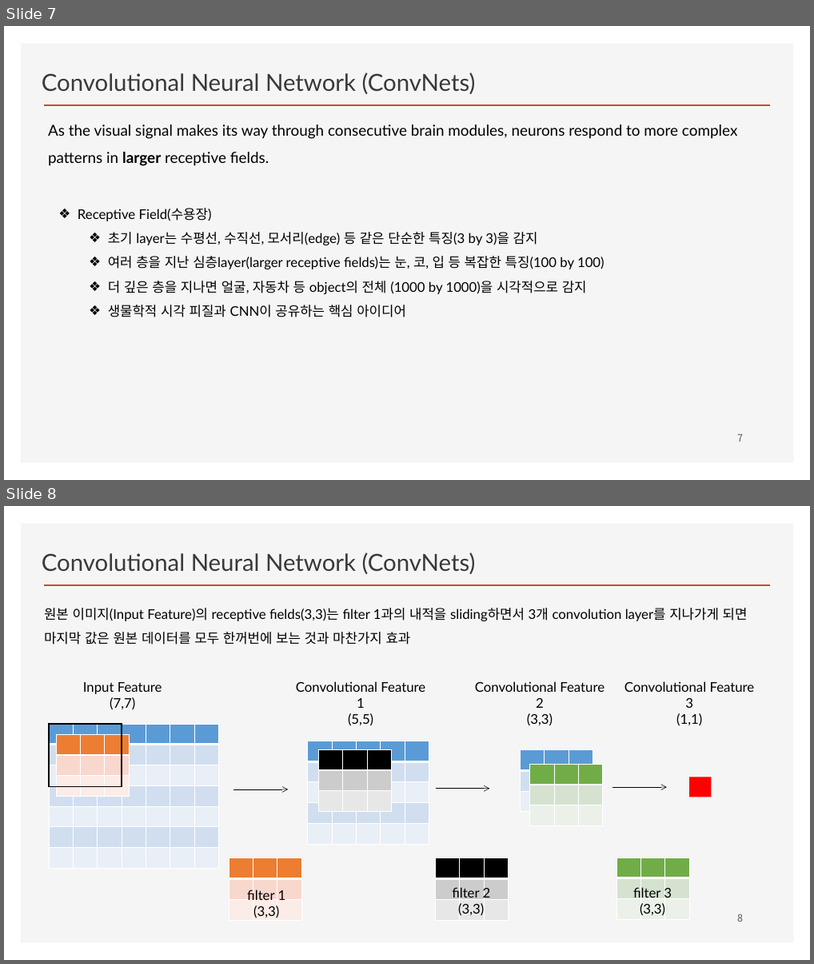
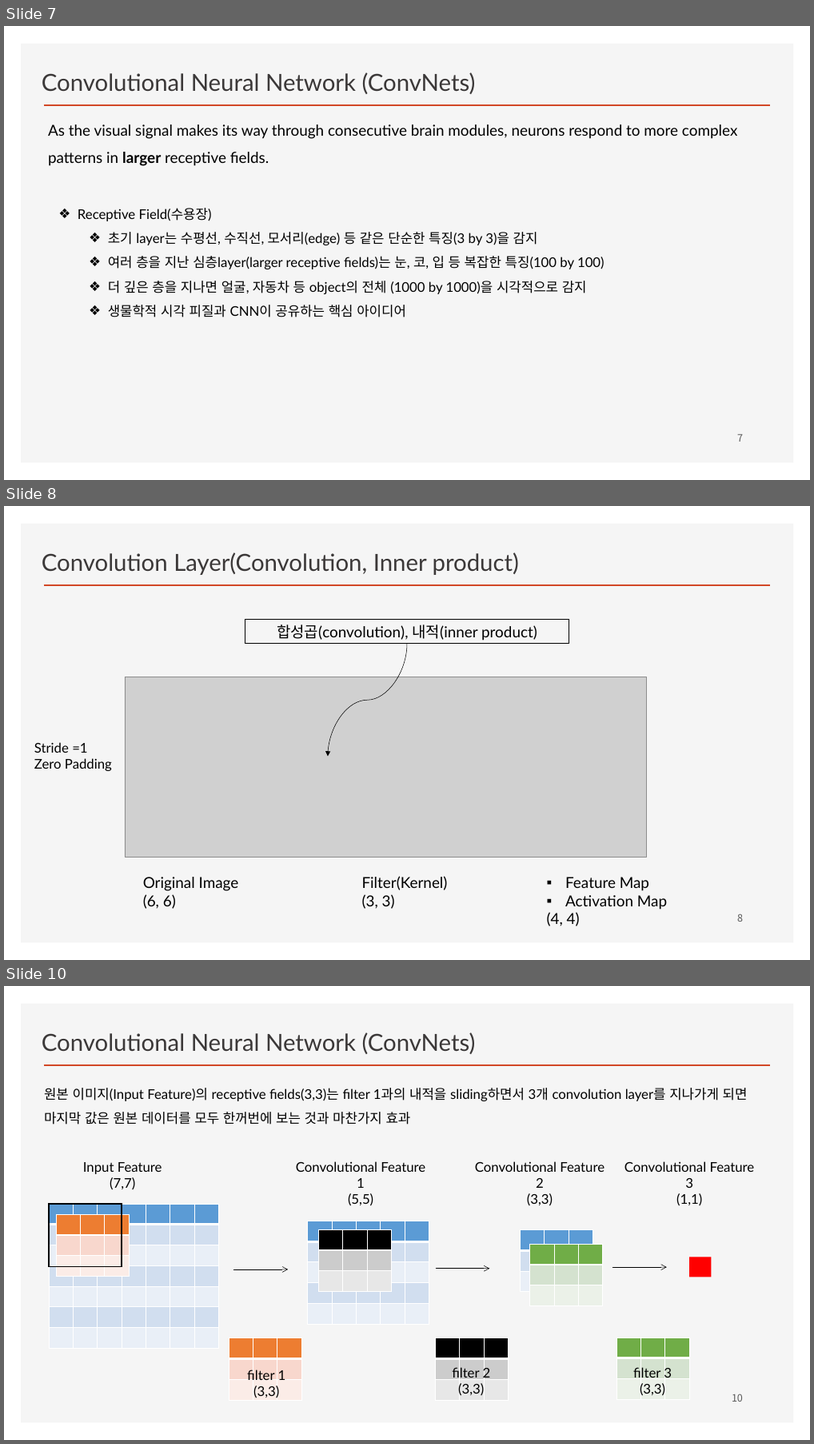
Before and after one commit to ancestor9/2026_Fall_Deep-Learning-with-Python, a slide deck: Chapter 08 Image Classification.pptx. Shown one above the other, each under a label of ours: slides 7 and 8 before the commit, slides 7, 8 and 10 after it; the slides between them are not shown. The pictures are 814x964 and 814x1444 pixels, drawn with LibreOffice and Linux fonts; fonts in the diff are those of the drawing; grey boxes stand for pictures; background and template pictures are left out. Boxes give left, top, right and bottom in pixels: in the first picture for what was removed or moved away, otherwise in the second. Text is boxed around its words. In the diff, an @@ line names an element or a change of style, - is before the commit and + after.

```diff
--- a/Chapter 08 Image Classification.pptx
+++ b/Chapter 08 Image Classification.pptx
@@ slide 8 added at bbox=[4, 506, 810, 960], background #FFFFFF; not listed: 2 template elements that a slide beside it also shows @@
@@ text added at bbox=[42, 552, 519, 575], 28 pt, text #3B3838 @@
+Convolution Layer(Convolution, Inner product)
@@ rectangle added at bbox=[246, 619, 570, 644], outline #000000 0.75 pt, 18 pt, text #000000 @@
+합성곱(convolution), 내적(inner product)
@@ curved arrow added from (407, 644) to (328, 756), #000000 0.5 pt @@
@@ picture added at bbox=[125, 676, 647, 857] @@
@@ text added at bbox=[34, 742, 112, 771], 16 pt, text #000000 @@
+Stride =1
+Zero Padding
@@ text added at bbox=[143, 876, 239, 908], 18 pt, text #000000 @@
+Original Image
+(6, 6)
@@ text added at bbox=[362, 876, 448, 908], 18 pt, text #000000 @@
+Filter(Kernel)
+(3, 3)
@@ text added at bbox=[547, 876, 667, 926], 18 pt, text #000000 @@
+▪ Feature Map
+▪ Activation Map
+(4, 4)
@@ page number added at bbox=[738, 913, 743, 921], 12 pt, text #595959 @@
+8
@@ what was slide 8 is now slide 10 @@
@@ page number at bbox=[732, 1393, 743, 1401]: text changed @@
-8
+10
```
Also in this commit, not shown: 1 other slide added.
